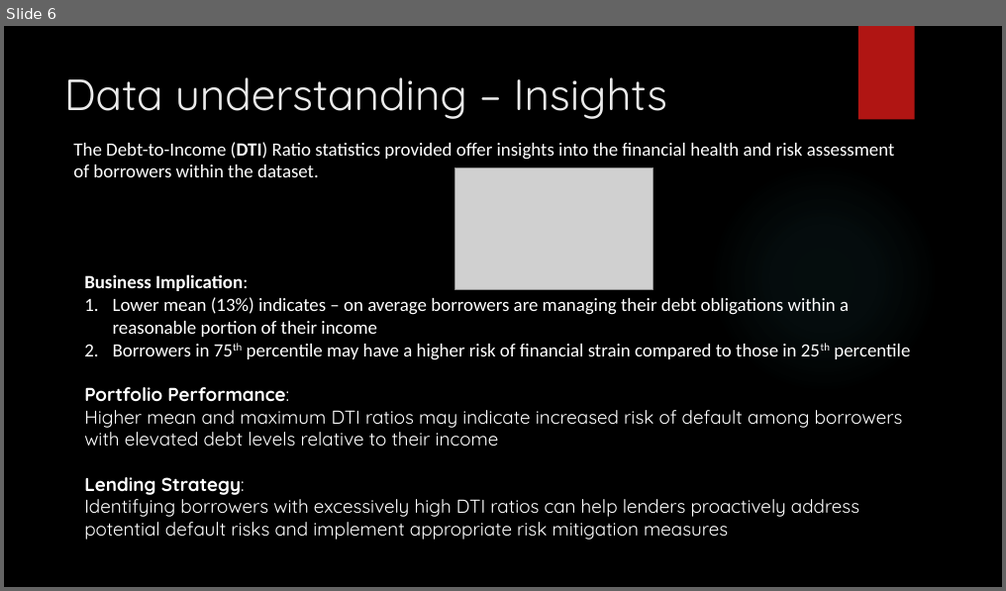
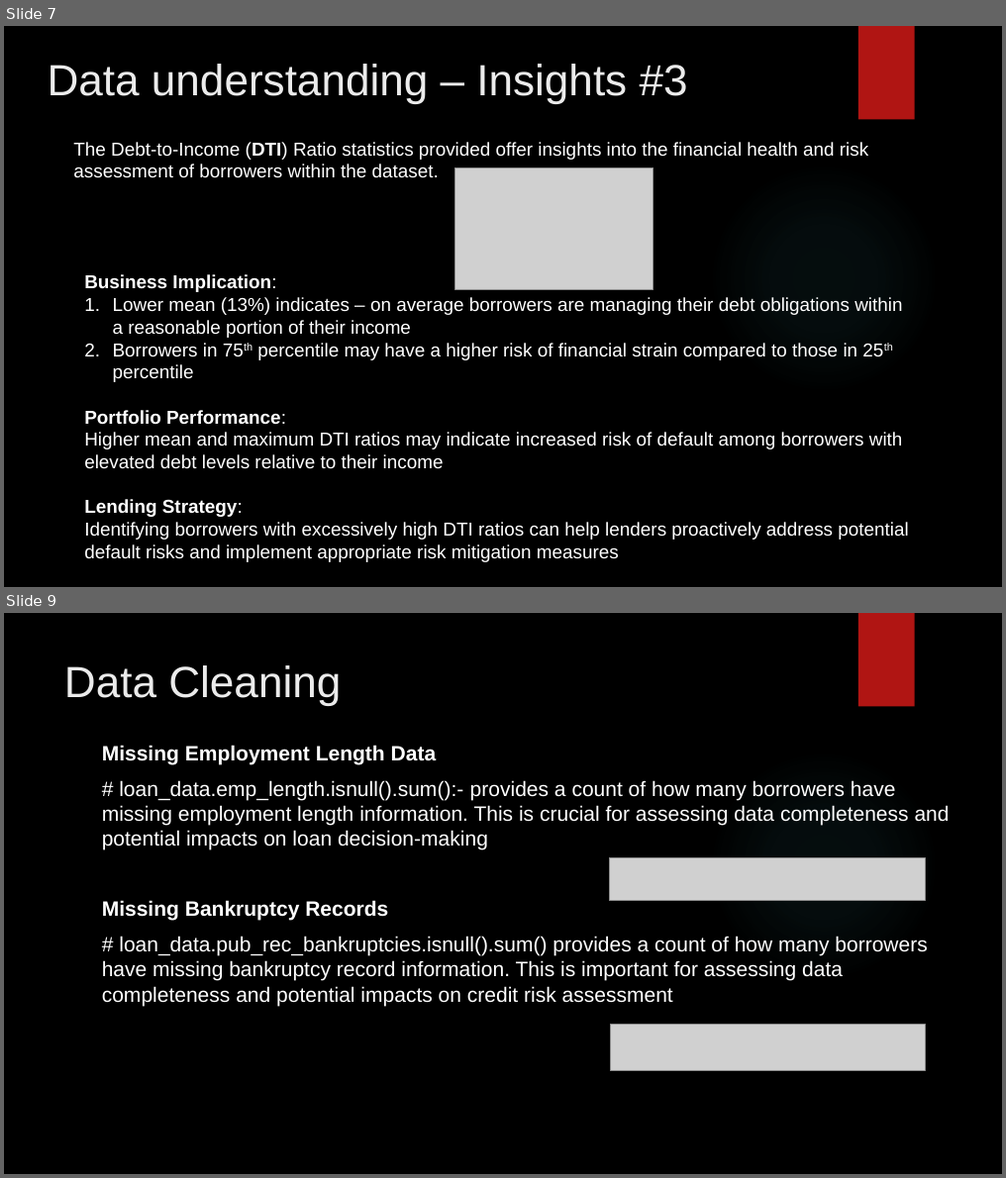
Before and after one commit to phanirajcm/LendingClubCaseStudy, a slide deck: Lending Club Case Study.pptx. Shown one above the other, each under a label of ours: slide 6 before the commit, slides 7 and 9 after it; the slides between them are not shown. The pictures are 1006x591 and 1006x1178 pixels, drawn with LibreOffice and Linux fonts; fonts in the diff are those of the drawing; grey boxes stand for pictures; background and template pictures are left out. Boxes give left, top, right and bottom in pixels: in the first picture for what was removed or moved away, otherwise in the second. Text is boxed around its words. In the diff, an @@ line names an element or a change of style, - is before the commit and + after.

```diff
--- a/Lending Club Case Study.pptx
+++ b/Lending Club Case Study.pptx
@@ slide 9 added at box(4, 613, 1002, 1174), background picture (left out); not listed: 2 template elements that a slide beside it also shows @@
@@ title added at box(64, 665, 341, 705), 42 pt, text #EBEBEB @@
+Data Cleaning
@@ text added at box(102, 745, 949, 1006), 20 pt, text #FFFFFF @@
+Missing Employment Length Data
+# loan_data.emp_length.isnull().sum():- provides a count of how many borrowers have missing employment length information. This is crucial for assessing data completeness and potential impacts on loan decision-making
+Missing Bankruptcy Records
+# loan_data.pub_rec_bankruptcies.isnull().sum() provides a count of how many borrowers have missing bankruptcy record information. This is important for assessing data completeness and potential impacts on credit risk assessment
@@ picture added at box(610, 858, 926, 900) @@
@@ picture added at box(611, 1024, 926, 1070) @@
@@ what was slide 6 is now slide 7 @@
@@ slide 7 changed as well @@
@@ title at box(48, 64, 688, 104): text changed; font Quicksand to Arial @@
-Data understanding – Insights
+Data understanding – Insights #3
@@ text "The Debt-to-Income (DTI) Ratio statistics ..." at box(73, 142, 868, 178): font Calibri to Arial @@
@@ text "Business Implication:" at box(84, 274, 908, 563): font Calibri to Arial in "Business Implication:", "Lower mean (13%) indicates – on average ...", "Borrowers in 75th percentile may have a ..."; font Quicksand to Arial in "Portfolio Performance:", "Higher mean and maximum DTI ratios may ...", "Lending Strategy:", "Identifying borrowers with excessively high DTI ratios ..." @@
```
Also in this commit, not shown: 12 other slides changed, 6 other slides added, 1 slide removed.
